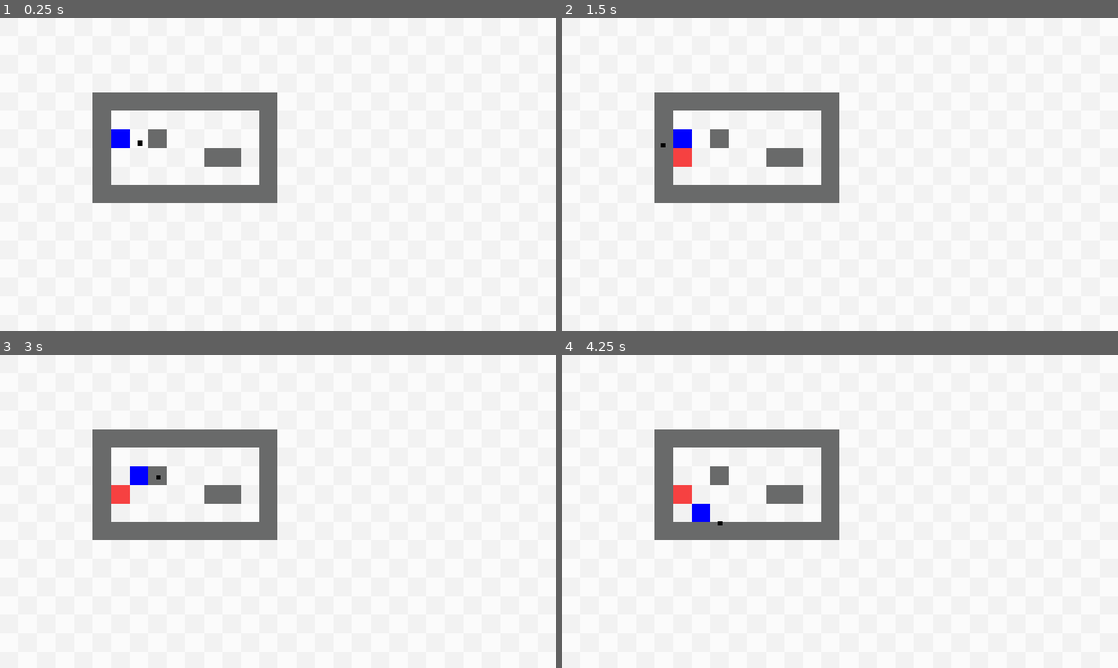
Above: before the commit, frames 1-4 (two rows, left to right).
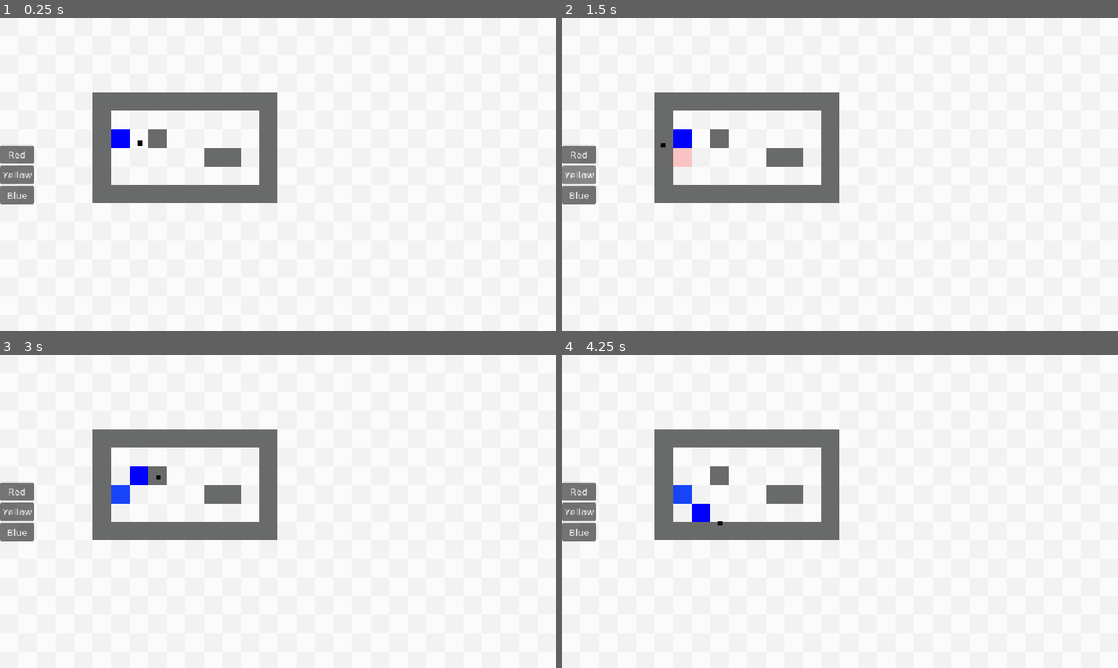
Above: after the commit, the same moments.

Repository: btoosey/Godot-Wild-Jam-99
Game: Godot game, scene res://scenes/main/main.tscn
The game is run twice, just before and just after one commit, with the same random seed, the same clock (stepped at 60 frames per second) and the same inputs.
Inputs (mouse positions are in pixels of both pictures, inside the frame that each line leads up to):
- Up to frame 1 (0.25 s): no input
- Up to frame 2 (1.5 s): click (578, 155) at 0.5 s, where only the run after the commit has a clickable "Red"; click (578, 174) at 1.25 s, where only the run after the commit has a clickable "Yellow"
- Up to frame 3 (3 s): click (16, 530) at 2 s, where only the run after the commit has a clickable "Blue"; tap Enter at 2.75 s; move the mouse to (400, 495) at 2.77 s; press the mouse at (400, 495) at 2.78 s; hold D (player_right) from 2.78 s (still down)
- Up to frame 4 (4.25 s): right-click (962, 495) at 3.05 s; tap Space (toggle_combine, bound only after the commit) at 3.5, 3.8 s; move the mouse to (728, 527) at 3.52 s; release D (player_right) at 3.53 s; release the mouse at (728, 527) at 3.53 s; hold S (player_down) from 3.53 s (still down); right-click (728, 527) at 3.6 s

The runs differ from the first frame. In frame 1, 1.1% of the frame differs, in the area x 0-7%, y 40-60%; in frame 2, 1.3%; in frame 3, 1.3%, in the area x 0-24%, y 40-60%; in frame 4, 1.3%.

Commit message:
ADD: split paint layer into three, plus a results layer

Diff:
--- a/project.godot
+++ b/project.godot
@@ -81,6 +81,16 @@
 "events": [Object(InputEventMouseButton,"resource_local_to_scene":false,"resource_name":"","device":-1,"window_id":0,"a …(258 unchanged characters)…
 ]
 }
+erase={
+"deadzone": 0.2,
+"events": [Object(InputEventMouseButton,"resource_local_to_scene":false,"resource_name":"","device":-1,"window_id":0,"alt_pressed":false,"shift_pressed":false,"ctrl_pressed":false,"meta_pressed":false,"button_mask":2,"position":Vector2(285, 21),"global_position":Vector2(294, 69),"factor":1.0,"button_index":2,"canceled":false,"pressed":true,"double_click":false,"script":null)
+]
+}
+toggle_combine={
+"deadzone": 0.2,
+"events": [Object(InputEventKey,"resource_local_to_scene":false,"resource_name":"","device":-1,"window_id":0,"alt_pressed":false,"shift_pressed":false,"ctrl_pressed":false,"meta_pressed":false,"pressed":false,"keycode":0,"physical_keycode":32,"key_label":0,"unicode":32,"location":0,"echo":false,"script":null)
+]
+}
 
 [physics]
 
--- a/scenes/main/main.gd
+++ b/scenes/main/main.gd
@@ -4,9 +4,11 @@
 @onready var level_log: Node = $LevelLog
 @onready var player: Player = $Player
 @onready var paintbrush: Paintbrush = $Paintbrush
+@onready var layer_buttons: VBoxContainer = $LevelUI/LayerButtons
 
 
 func _ready() -> void:
 	game_state_machine.init()
 	#TODO relocate following lines to the level scene
 	level_log.log_level_state()
+	layer_buttons.change_to_colour.connect(paintbrush.set_colour)
--- a/scenes/main/main.tscn
+++ b/scenes/main/main.tscn
@@ -12,6 +12,7 @@
 [ext_resource type="Texture2D" uid="uid://dvabdun4d0cbo" path="res://assets/tilemaps/ground/ground.png" id="7_hujxm"]
 [ext_resource type="Script" uid="uid://eau5olradqj8" path="res://scripts/components/level_log/level_log.gd" id="10_a8run"]
 [ext_resource type="PackedScene" uid="uid://bmi7nf3kdb3f7" path="res://scenes/paintbrush/paintbrush.tscn" id="11_ouso4"]
+[ext_resource type="Script" uid="uid://blid5bynf8utk" path="res://scripts/ui/game_ui/layer_buttons/layer_buttons.gd" id="13_th5th"]
 
 [sub_resource type="TileSetAtlasSource" id="TileSetAtlasSource_yyfjg"]
 texture = ExtResource("7_hujxm")
@@ -73,7 +74,19 @@
 tile_set = SubResource("TileSet_lynmg")
 metadata/_edit_lock_ = true
 
-[node name="Paint" type="TileMapLayer" parent="Tilemaps" unique_id=117412416]
+[node name="PaintRed" type="TileMapLayer" parent="Tilemaps" unique_id=117412416]
+tile_set = SubResource("TileSet_ypy33")
+metadata/_edit_lock_ = true
+
+[node name="PaintYellow" type="TileMapLayer" parent="Tilemaps" unique_id=488521288]
+tile_set = SubResource("TileSet_ypy33")
+metadata/_edit_lock_ = true
+
+[node name="PaintBlue" type="TileMapLayer" parent="Tilemaps" unique_id=18329694]
+tile_set = SubResource("TileSet_ypy33")
+metadata/_edit_lock_ = true
+
+[node name="PaintResult" type="TileMapLayer" parent="Tilemaps" unique_id=344764733]
 tile_set = SubResource("TileSet_ypy33")
 metadata/_edit_lock_ = true
 
@@ -83,7 +96,7 @@
 [node name="GridMover" parent="Player" index="2" unique_id=1246385282 node_paths=PackedStringArray("ground", "walls", "paint")]
 ground = NodePath("../../Tilemaps/Ground")
 walls = NodePath("../../Tilemaps/Walls")
-paint = NodePath("../../Tilemaps/Paint")
+paint = NodePath("../../Tilemaps/PaintRed")
 
 [node name="Paintbrush" parent="." unique_id=677155198 node_paths=PackedStringArray("player") instance=ExtResource("11_ouso4")]
 player = NodePath("../Player")
@@ -245,11 +258,38 @@
 paintbrush = NodePath("../Paintbrush")
 player = NodePath("../Player")
 
+[node name="LevelUI" type="CanvasLayer" parent="." unique_id=2134396191]
+
+[node name="LayerButtons" type="VBoxContainer" parent="LevelUI" unique_id=1711743782]
+anchors_preset = 4
+anchor_top = 0.5
+anchor_bottom = 0.5
+offset_top = -50.5
+offset_right = 59.0
+offset_bottom = 50.5
+grow_vertical = 2
+script = ExtResource("13_th5th")
+
+[node name="Red" type="Button" parent="LevelUI/LayerButtons" unique_id=1809983648]
+layout_mode = 2
+text = "Red"
+
+[node name="Yellow" type="Button" parent="LevelUI/LayerButtons" unique_id=90260801]
+layout_mode = 2
+text = "Yellow"
+
+[node name="Blue" type="Button" parent="LevelUI/LayerButtons" unique_id=707571691]
+layout_mode = 2
+text = "Blue"
+
 [connection signal="pressed" from="MainMenu/MainMenuButtons/StartGame" to="MainMenu" method="_on_start_game_pressed"]
 [connection signal="pressed" from="PauseMenu/VBoxContainer/ResumeButton" to="PauseMenu" method="_on_resume_button_pressed"]
 [connection signal="value_changed" from="PauseMenu/VBoxContainer/AudioSliders/MasterSlider/MasterSlider" to="PauseMenu" method="_on_master_slider_value_changed"]
 [connection signal="value_changed" from="PauseMenu/VBoxContainer/AudioSliders/MusicSlider/MusicSlider" to="PauseMenu" method="_on_music_slider_value_changed"]
 [connection signal="value_changed" from="PauseMenu/VBoxContainer/AudioSliders/SFXSlider/SFXSlider" to="PauseMenu" method="_on_sfx_slider_value_changed"]
+[connection signal="pressed" from="LevelUI/LayerButtons/Red" to="LevelUI/LayerButtons" method="_on_red_pressed"]
+[connection signal="pressed" from="LevelUI/LayerButtons/Yellow" to="LevelUI/LayerButtons" method="_on_yellow_pressed"]
+[connection signal="pressed" from="LevelUI/LayerButtons/Blue" to="LevelUI/LayerButtons" method="_on_blue_pressed"]
 
 [editable path="Player"]
 [editable path="Paintbrush"]
--- a/scenes/paintbrush/paintbrush.gd
+++ b/scenes/paintbrush/paintbrush.gd
@@ -3,22 +3,32 @@
 signal cell_painted
 
 @export var player: Player
+@export_range(0.0, 1.0) var inactive_layer_alpha: float = 0.3
 
 @onready var palette: Node2D = $Palette
 @onready var walls: TileMapLayer = $"../Tilemaps/Walls"
-@onready var paint: TileMapLayer = $"../Tilemaps/Paint"
+@onready var red_layer: TileMapLayer = $"../Tilemaps/PaintRed"
+@onready var yellow_layer: TileMapLayer = $"../Tilemaps/PaintYellow"
+@onready var blue_layer: TileMapLayer = $"../Tilemaps/PaintBlue"
+@onready var result_layer: TileMapLayer = $"../Tilemaps/PaintResult"
 
+var layers := {}
 var current_cell: Vector2i = Vector2i.ZERO
 var paint_button_held: bool = false
+var erase_button_held: bool = false
+var show_combined: bool = false
+
 var paint_state := {}
 
 
 func _ready() -> void:
+	layers = {palette.RED: red_layer, palette.YELLOW: yellow_layer, palette.BLUE: blue_layer}
 	player.player_moved.connect(_try_paint)
+	_update_view()
 
 
 func _process(_delta: float) -> void:
-	var hovered_cell: Vector2i = paint.local_to_map(paint.to_local(global_position))
+	var hovered_cell: Vector2i = result_layer.local_to_map(result_layer.to_local(global_position))
 
 	if hovered_cell == current_cell:
 		return
@@ -34,17 +44,35 @@
 		if player.grid_mover.is_moving:
 			return
 		_try_paint()
+	elif event.is_action_released("paint"):
+		paint_button_held = false
 
-	if event.is_action_released("paint"):
-		paint_button_held = false
+	elif event.is_action_pressed("erase"):
+		erase_button_held = true
+		if player.grid_mover.is_moving:
+			return
+		_try_paint()
+	elif event.is_action_released("erase"):
+		erase_button_held = false
+
+	elif event.is_action_pressed("toggle_combine"):
+		set_combined(not show_combined)
 
 
 func _try_paint() -> void:
-	if not paint_button_held:
+	if show_combined:
 		return
 
-	if _can_paint(current_cell):
+	if not paint_button_held and not erase_button_held:
+		return
+
+	if not _can_paint(current_cell):
+		return
+
+	if paint_button_held:
 		_paint_cell(current_cell)
+	else:
+		_erase_cell(current_cell)
 
 
 func _can_paint(cell: Vector2i) -> bool:
@@ -55,14 +83,65 @@
 
 
 func _paint_cell(cell: Vector2i) -> void:
+	_set_cell_mask(cell, paint_state.get(cell, 0) | palette.current_paint_colour)
+
+
+func _erase_cell(cell: Vector2i) -> void:
+	_set_cell_mask(cell, paint_state.get(cell, 0) & ~palette.current_paint_colour)
+
+
+func _set_cell_mask(cell: Vector2i, new_mask: int) -> void:
 	var old_mask: int = paint_state.get(cell, 0)
-	var new_mask: int = old_mask | palette.current_paint_colour
 	if old_mask == new_mask:
 		return
 
-	paint_state[cell] = new_mask
-	paint.set_cell(cell, 0, palette.MASK_TO_ATLAS[new_mask])
+	if new_mask == 0:
+		paint_state.erase(cell)
+	else:
+		paint_state[cell] = new_mask
+
+	_redraw_cell(cell)
 	cell_painted.emit()
+
+
+func _redraw_cell(cell: Vector2i) -> void:
+	var mask: int = paint_state.get(cell, 0)
+
+	for primary: int in layers:
+		var layer: TileMapLayer = layers[primary]
+		if mask & primary:
+			layer.set_cell(cell, 0, palette.MASK_TO_ATLAS[primary])
+		else:
+			layer.erase_cell(cell)
+
+	if mask == 0:
+		result_layer.erase_cell(cell)
+	else:
+		result_layer.set_cell(cell, 0, palette.MASK_TO_ATLAS[mask])
+
+
+func set_colour(primary: int) -> void:
+	palette.current_paint_colour = primary
+	_update_view()
+
+
+func set_combined(value: bool) -> void:
+	show_combined = value
+	_update_view()
+
+
+func _update_view() -> void:
+	if layers.is_empty():
+		return
+
+	for primary: int in layers:
+		var layer: TileMapLayer = layers[primary]
+		var is_active: bool = primary == palette.current_paint_colour
+		layer.visible = not show_combined
+		layer.modulate.a = 1.0 if is_active else inactive_layer_alpha
+		layer.z_index = 1 if is_active else 0
+
+	result_layer.visible = show_combined
 
 
 func get_paint_snapshot() -> Dictionary:
@@ -71,7 +150,10 @@
 
 func restore_paint(snapshot: Dictionary) -> void:
 	paint_state = snapshot.duplicate()
-	paint.clear()
+
+	for layer: TileMapLayer in layers.values():
+		layer.clear()
+	result_layer.clear()
 
 	for cell: Vector2i in paint_state:
-		paint.set_cell(cell, 0, palette.MASK_TO_ATLAS[paint_state[cell]])
+		_redraw_cell(cell)
--- a/scenes/paintbrush/palette.gd
+++ b/scenes/paintbrush/palette.gd
@@ -1,10 +1,10 @@
 class_name Palette extends Node2D
 
-@export_enum("RED:1", "BLUE:2", "YELLOW:4") var current_paint_colour: int = RED
+@export_enum("RED:1", "YELLOW:2", "BLUE:4") var current_paint_colour: int = RED
 
 const RED := 1
-const BLUE := 2
-const YELLOW := 4
+const YELLOW := 2
+const BLUE := 4
 const MASK_TO_ATLAS := {
 	RED: Vector2i(0, 0),
 	YELLOW: Vector2i(1, 0),
--- a/scripts/components/level_log/level_log.gd
+++ b/scripts/components/level_log/level_log.gd
@@ -2,8 +2,6 @@
 
 @export var paintbrush: Paintbrush
 @export var player: Player
-
-@onready var paint: TileMapLayer = $"../Tilemaps/Paint"
 
 var allow_undo := true
 var turn_number := 0
--- /dev/null
+++ b/scripts/ui/game_ui/layer_buttons/layer_buttons.gd
@@ -0,0 +1,19 @@
+extends VBoxContainer
+
+signal change_to_colour(colour: int)
+
+const RED := 1
+const YELLOW := 2
+const BLUE := 4
+
+
+func _on_red_pressed() -> void:
+	change_to_colour.emit(RED)
+
+
+func _on_yellow_pressed() -> void:
+	change_to_colour.emit(YELLOW)
+
+
+func _on_blue_pressed() -> void:
+	change_to_colour.emit(BLUE)
Not shown, added: scripts/ui/game_ui/layer_buttons/layer_buttons.gd.uid
